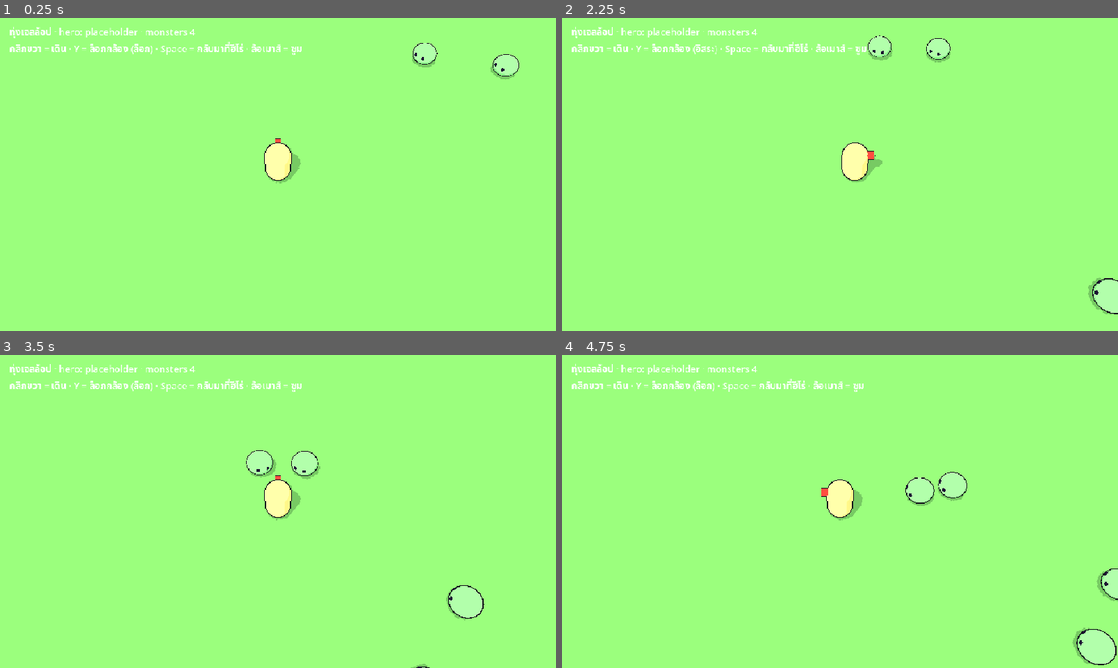
Above: before the commit, frames 1-4 (two rows, left to right).
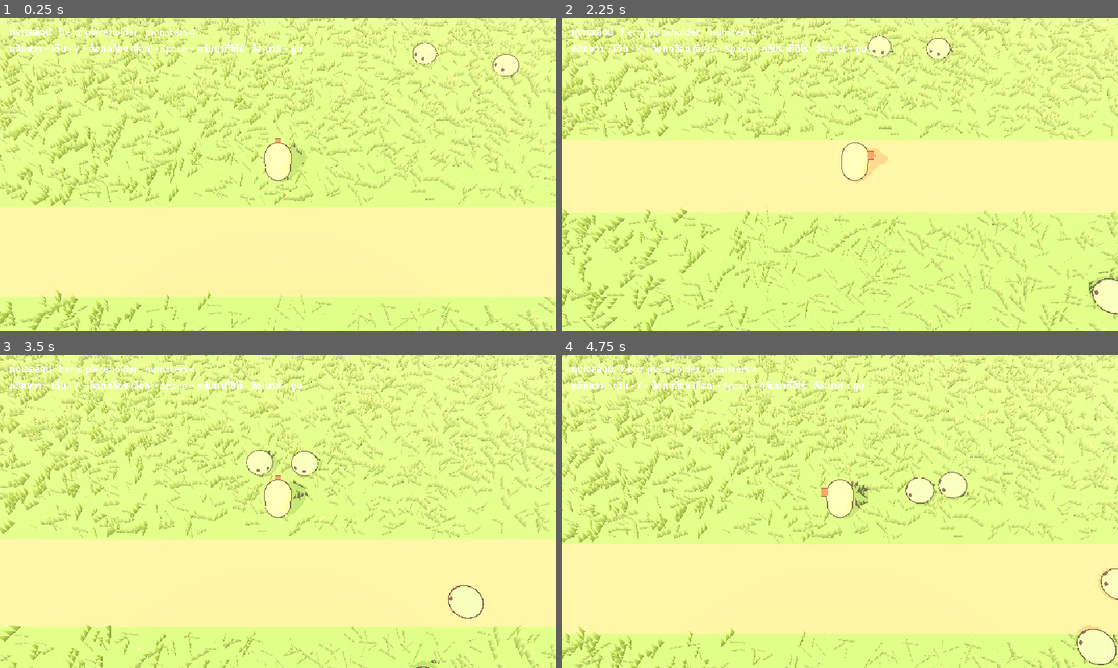
Above: after the commit, the same moments.

Repository: mezealot24/novice-to-hero
Game: Godot game, scene res://scenes/arena3d.tscn
Same seed, same stepped clock (60 frames per second), same inputs: the game is played once before the commit and once after it.
Inputs (mouse positions are in pixels of both pictures, inside the frame that each line leads up to):
- Up to frame 1 (0.25 s): no input
- Up to frame 2 (2.25 s): move the mouse to (962, 158) at 0.52 s; hold D (move_right) 0.53-1.28 s; tap Y at 0.6, 1.35, 2.1 s; click (962, 158) at 0.67 s; tap Space at 0.77, 1.52 s; move the mouse to (728, 190) at 1.27 s; hold S (move_down) 1.28-2.03 s; move the mouse to (895, 105) at 2.02 s; hold D (move_right) from 2.03 s (still down)
- Up to frame 3 (3.5 s): move the mouse to (250, 574) at 2.77 s; release D (move_right) at 2.78 s; hold W (move_up) from 2.78 s (still down); tap Y at 2.85 s; click (250, 574) at 2.92 s; tap Space at 3.02 s
- Up to frame 4 (4.75 s): move the mouse to (1006, 558) at 3.52 s; release W (move_up) at 3.53 s; hold A (move_left) from 3.53 s (still down); tap Y at 3.6, 4.35 s; tap Space at 3.77, 4.52 s; move the mouse to (673, 464) at 4.27 s

The runs differ from the first frame. In frame 1, 99% of the frame differs, in the area x 0-100%, y 0-100%; in frame 2, 99%; in frame 3, 99%; in frame 4, 99%.

Commit message:
feat(godot): cozy diorama vibe — Forward+, warm sun/cool shade, bloom, tilt-shift DOF, wind grass, dust motes, dirt path
Co-Authored-By: Claude Opus 5.5 <noreply@anthropic.com>
Claude-Session: https://claude.ai/code/session_01VrR8nD7MgsuBseNkCJu1YQ

Diff:
--- /dev/null
+++ b/godot/core/ambience.gd
@@ -0,0 +1,129 @@
+## "Cozy diorama" vibe (reference: warm tilt-shift look): warm sun + cool shadows, bloom, filmic tone,
+## tilt-shift depth of field, swaying grass and floating dust motes. Needs the Forward+ renderer.
+extends RefCounted
+
+const GRASS_SHADER := preload("res://shaders/grass.gdshader")
+
+
+static func environment() -> WorldEnvironment:
+	var env := Environment.new()
+	env.background_mode = Environment.BG_COLOR
+	env.background_color = Color("2a2a3a")
+	env.ambient_light_source = Environment.AMBIENT_SOURCE_COLOR
+	env.ambient_light_color = Color("7f8fc4") # cool fill, so shadows read blue against the warm sun
+	env.ambient_light_energy = 0.55
+	env.tonemap_mode = Environment.TONE_MAPPER_FILMIC
+	env.tonemap_exposure = 1.05
+	env.glow_enabled = true
+	env.glow_intensity = 0.7
+	env.glow_bloom = 0.08
+	env.glow_hdr_threshold = 0.9
+	env.fog_enabled = true
+	env.fog_light_color = Color("e8c9a0")
+	env.fog_density = 0.006
+	env.adjustment_enabled = true
+	env.adjustment_saturation = 1.15
+	env.adjustment_contrast = 1.05
+	var we := WorldEnvironment.new()
+	we.environment = env
+	return we
+
+
+static func sun() -> DirectionalLight3D:
+	var s := DirectionalLight3D.new()
+	s.rotation_degrees = Vector3(-50.0, -40.0, 0.0)
+	s.light_color = Color("ffdcae") # late-afternoon warm
+	s.light_energy = 1.25
+	s.shadow_enabled = true
+	s.shadow_blur = 1.5
+	return s
+
+
+## Tilt-shift: the band around the focus stays sharp, nearer and farther things blur.
+static func camera_attributes() -> CameraAttributesPractical:
+	var a := CameraAttributesPractical.new()
+	a.dof_blur_far_enabled = true
+	a.dof_blur_near_enabled = true
+	a.dof_blur_amount = 0.12
+	return a
+
+
+## Call when the camera distance changes (zoom).
+static func focus_dof(a: CameraAttributesPractical, cam_dist: float) -> void:
+	a.dof_blur_near_distance = cam_dist - 5.0
+	a.dof_blur_near_transition = 3.0
+	a.dof_blur_far_distance = cam_dist + 4.0
+	a.dof_blur_far_transition = 8.0
+
+
+## `count` grass tufts scattered over `size` (x, z), skipping points where `skip.call(pos)` is true.
+static func grass(size: Vector2, count: int, skip: Callable) -> MultiMeshInstance3D:
+	var quad := QuadMesh.new()
+	quad.size = Vector2(0.45, 0.4)
+	quad.center_offset = Vector3(0.0, 0.2, 0.0)
+	var mat := ShaderMaterial.new()
+	mat.shader = GRASS_SHADER
+	quad.material = mat
+	var spots: Array[Transform3D] = []
+	var half := size * 0.5
+	for i in count:
+		var p := Vector3(randf_range(-half.x, half.x), 0.0, randf_range(-half.y, half.y))
+		if skip.call(p):
+			continue
+		var b := Basis(Vector3.UP, randf() * TAU).scaled(Vector3.ONE * randf_range(0.6, 1.4))
+		spots.append(Transform3D(b, p))
+	var mm := MultiMesh.new()
+	mm.transform_format = MultiMesh.TRANSFORM_3D
+	mm.mesh = quad
+	mm.instance_count = spots.size()
+	for i in spots.size():
+		mm.set_instance_transform(i, spots[i])
+	var mmi := MultiMeshInstance3D.new()
+	mmi.multimesh = mm
+	mmi.cast_shadow = GeometryInstance3D.SHADOW_CASTING_SETTING_OFF
+	return mmi
+
+
+## Warm glowing motes drifting up through the air over `size` (x, z).
+static func dust(size: Vector2) -> GPUParticles3D:
+	var pm := ParticleProcessMaterial.new()
+	pm.emission_shape = ParticleProcessMaterial.EMISSION_SHAPE_BOX
+	pm.emission_box_extents = Vector3(size.x * 0.5, 2.0, size.y * 0.5)
+	pm.gravity = Vector3(0.0, 0.06, 0.0)
+	pm.initial_velocity_min = 0.05
+	pm.initial_velocity_max = 0.2
+	pm.direction = Vector3(0.3, 1.0, 0.1)
+	pm.spread = 60.0
+	pm.turbulence_enabled = true
+	pm.turbulence_noise_strength = 0.4
+	var fade := Gradient.new()
+	fade.set_color(0, Color(1, 1, 1, 0))
+	fade.set_color(1, Color(1, 1, 1, 0))
+	fade.add_point(0.3, Color(1, 1, 1, 1))
+	fade.add_point(0.7, Color(1, 1, 1, 1))
+	var ramp := GradientTexture1D.new()
+	ramp.gradient = fade
+	pm.color_ramp = ramp
+
+	var m := StandardMaterial3D.new()
+	m.shading_mode = BaseMaterial3D.SHADING_MODE_UNSHADED
+	m.billboard_mode = BaseMaterial3D.BILLBOARD_PARTICLES
+	m.transparency = BaseMaterial3D.TRANSPARENCY_ALPHA
+	m.vertex_color_use_as_albedo = true
+	m.albedo_color = Color(1.0, 0.86, 0.55)
+	m.emission_enabled = true
+	m.emission = Color(1.0, 0.8, 0.45)
+	m.emission_energy_multiplier = 2.5
+	var q := QuadMesh.new()
+	q.size = Vector2(0.06, 0.06)
+	q.material = m
+
+	var p := GPUParticles3D.new()
+	p.amount = 160
+	p.lifetime = 7.0
+	p.preprocess = 7.0
+	p.process_material = pm
+	p.draw_pass_1 = q
+	p.position = Vector3(0.0, 1.5, 0.0)
+	p.visibility_aabb = AABB(Vector3(-size.x, -3.0, -size.y), Vector3(size.x * 2.0, 8.0, size.y * 2.0))
+	return p
--- a/godot/project.godot
+++ b/godot/project.godot
@@ -7,7 +7,7 @@
 
 config/name="Novice to Hero (Godot slice)"
 run/main_scene="res://scenes/arena3d.tscn"
-config/features=PackedStringArray("4.7", "GL Compatibility")
+config/features=PackedStringArray("4.7", "Forward Plus")
 
 [autoload]
 
@@ -22,6 +22,6 @@
 
 [rendering]
 
-renderer/rendering_method="gl_compatibility"
-renderer/rendering_method.mobile="gl_compatibility"
+renderer/rendering_method="forward_plus"
+renderer/rendering_method.mobile="mobile"
 textures/canvas_textures/default_texture_filter=0
--- a/godot/scenes/arena3d.gd
+++ b/godot/scenes/arena3d.gd
@@ -4,6 +4,9 @@
 extends Node3D
 
 const Toon := preload("res://core/toon.gd")
+const Ambience := preload("res://core/ambience.gd")
+## Dirt path across the arena (x from, x to, z centre, half width): grass is kept off it.
+const PATH := Vector4(-20.0, 20.0, 3.0, 1.6)
 const ASSETS_DIR := "res://assets"
 const HERO_HEIGHT := 1.7
 
@@ -20,6 +23,7 @@
 const EDGE_PAN_SPEED := 18.0 # m/s
 
 var cam: Camera3D
+var cam_attr: CameraAttributesPractical
 var hero: Node3D
 var click_marker: MeshInstance3D
 var info: Label
@@ -44,6 +48,8 @@
 	add_child(hero)
 	cam = Camera3D.new()
 	cam.fov = 40.0
+	cam_attr = Ambience.camera_attributes()
+	cam.attributes = cam_attr
 	add_child(cam)
 	cam.make_current()
 	cam_focus = hero.position
@@ -140,6 +146,7 @@
 	var pitch := deg_to_rad(CAM_PITCH_DEG)
 	cam.position = cam_focus + Vector3(0.0, sin(pitch) * cam_dist, cos(pitch) * cam_dist)
 	cam.look_at(cam_focus, Vector3.UP)
+	Ambience.focus_dof(cam_attr, cam_dist)
 
 
 func _play_move_anim(moving: bool) -> void:
@@ -180,27 +187,26 @@
 
 
 func _build_world() -> void:
-	var env := Environment.new()
-	env.background_mode = Environment.BG_COLOR
-	env.background_color = Color("141a2e")
-	env.ambient_light_source = Environment.AMBIENT_SOURCE_COLOR
-	env.ambient_light_color = Color("8a9ac8")
-	env.ambient_light_energy = 0.6
-	var we := WorldEnvironment.new()
-	we.environment = env
-	add_child(we)
-
-	var sun := DirectionalLight3D.new()
-	sun.rotation_degrees = Vector3(-60.0, -35.0, 0.0)
-	sun.shadow_enabled = true
-	add_child(sun)
+	add_child(Ambience.environment())
+	add_child(Ambience.sun())
 
 	var ground := MeshInstance3D.new()
 	var plane := PlaneMesh.new()
 	plane.size = ARENA_SIZE
 	ground.mesh = plane
-	ground.material_override = _mat(Color("6fae4f"), 0.0)
+	ground.material_override = _mat(Color("5f9a45"), 0.0)
 	add_child(ground)
+
+	var path := MeshInstance3D.new()
+	var strip := PlaneMesh.new()
+	strip.size = Vector2(PATH.y - PATH.x, PATH.w * 2.0)
+	path.mesh = strip
+	path.material_override = _mat(Color("c98f5a"), 0.0)
+	path.position = Vector3((PATH.x + PATH.y) * 0.5, 0.01, PATH.z)
+	add_child(path)
+
+	add_child(Ambience.grass(ARENA_SIZE - Vector2(1.0, 1.0), 6000, func(p: Vector3) -> bool: return absf(p.z - PATH.z) < PATH.w + 0.2))
+	add_child(Ambience.dust(ARENA_SIZE))
 
 	# Low walls so the arena edge reads clearly from the tilted camera.
 	var half := ARENA_SIZE * 0.5
--- /dev/null
+++ b/godot/shaders/grass.gdshader
@@ -0,0 +1,24 @@
+// Grass tuft card: 3 pointed blades cut from a quad, dark at the root, light at the tip,
+// swaying in a slow wind wave across the field. Cheap enough for thousands via MultiMesh.
+shader_type spatial;
+render_mode cull_disabled;
+
+uniform vec4 root_color : source_color = vec4(0.20, 0.38, 0.17, 1.0);
+uniform vec4 tip_color : source_color = vec4(0.66, 0.84, 0.40, 1.0);
+uniform float sway = 0.09;
+uniform float wind_speed = 1.4;
+
+void vertex() {
+	vec3 wp = (MODEL_MATRIX * vec4(VERTEX, 1.0)).xyz;
+	float h = 1.0 - UV.y; // QuadMesh: UV.y = 0 at the top
+	VERTEX.x += sin(TIME * wind_speed + wp.x * 0.6 + wp.z * 0.4) * sway * h;
+}
+
+void fragment() {
+	float w = abs(fract(UV.x * 3.0) - 0.5) * 2.0;
+	if (w > UV.y * 0.95) {
+		discard;
+	}
+	ALBEDO = mix(root_color.rgb, tip_color.rgb, 1.0 - UV.y);
+	BACKLIGHT = vec3(0.25, 0.3, 0.1); // light glowing through blades
+}
